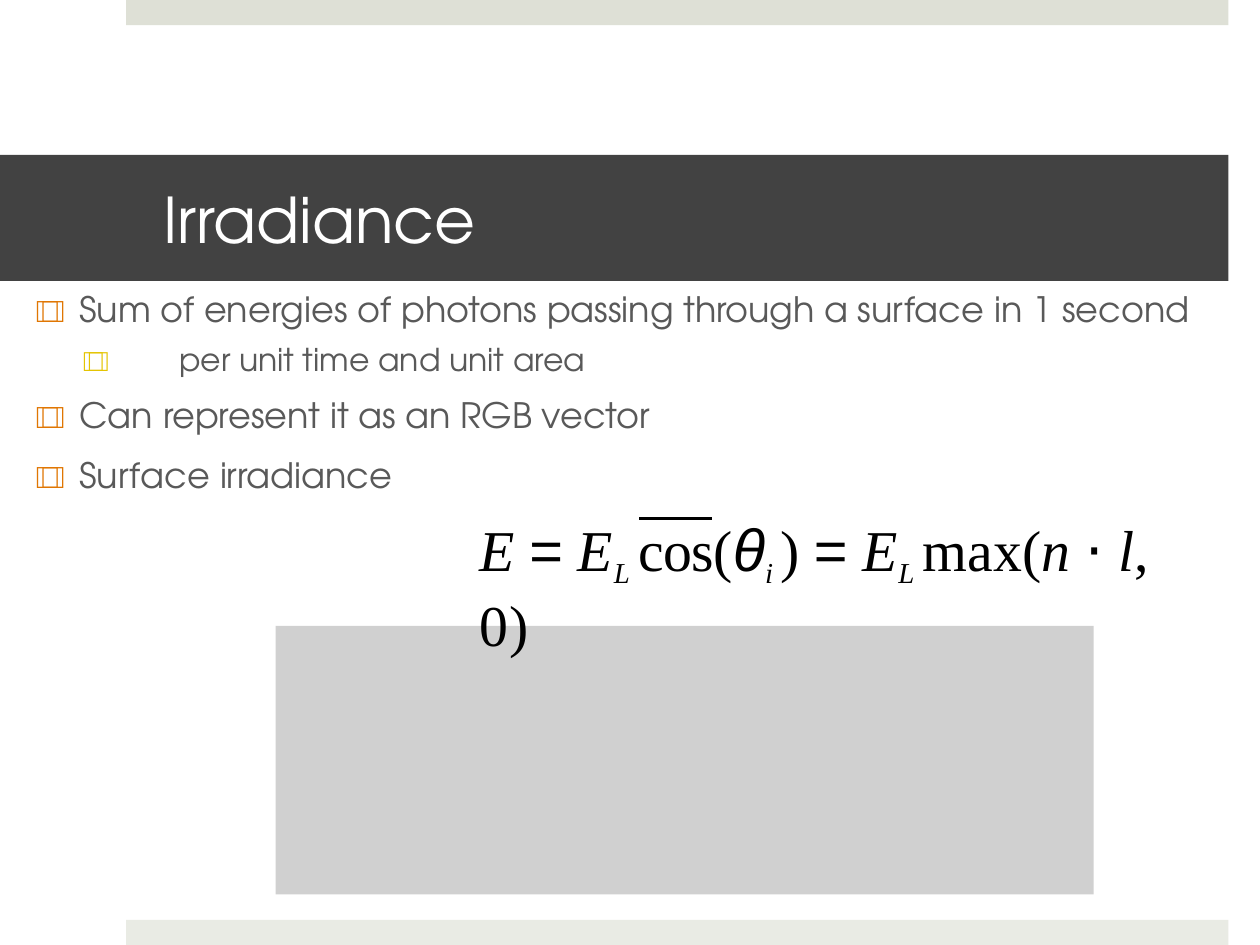
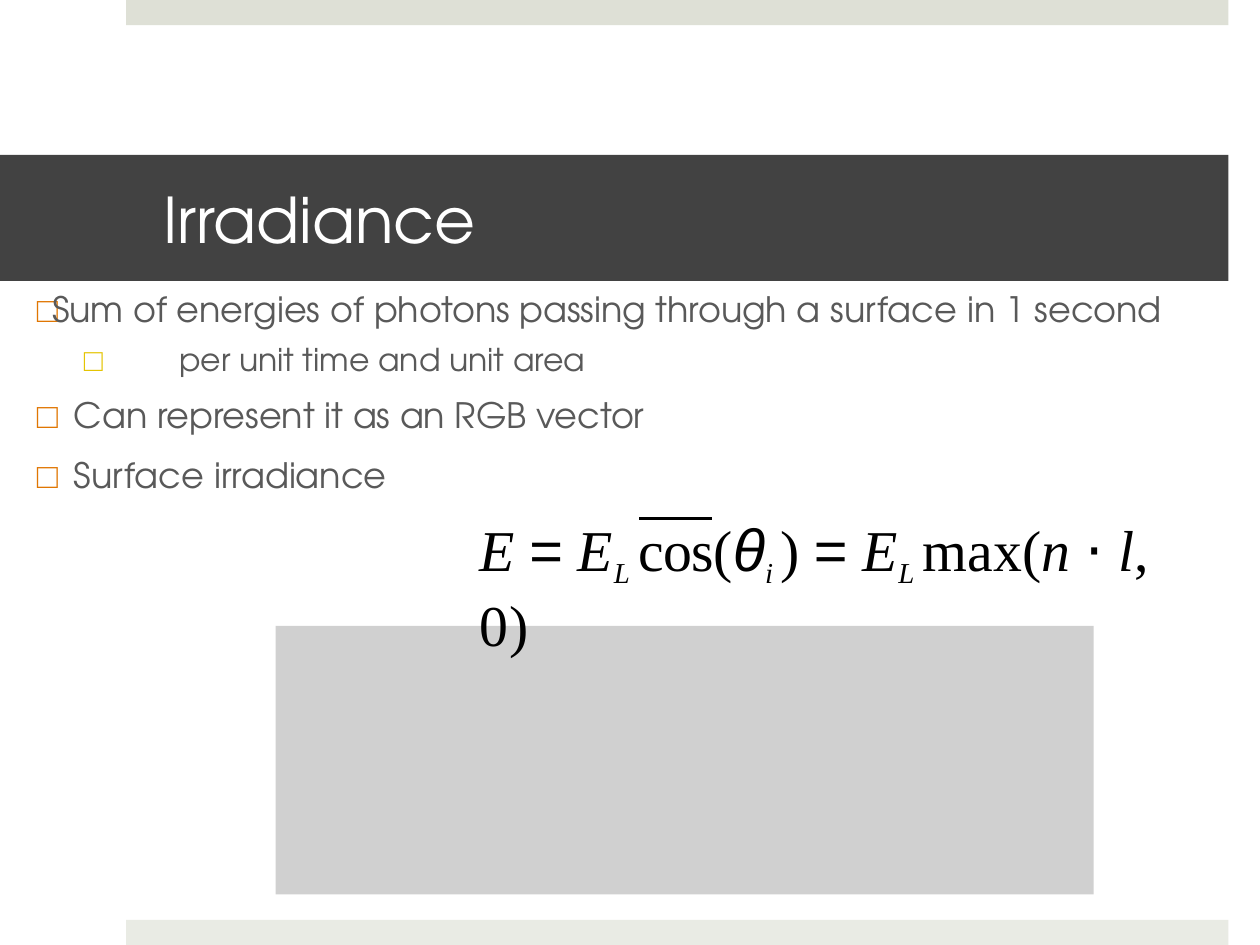
Before and after one commit to shaffer1/UIllinois_Rendering, a slide deck: slide 7 of Lecture-8-Shadows.pptx. Drawn at 1260x945 pixels with LibreOffice and Linux fonts; fonts in the diff are those of the drawing; grey boxes stand for pictures. Boxes give left, top, right and bottom in pixels: in the first picture for what was removed or moved away, otherwise in the second. Text is boxed around its words. In the diff, an @@ line names an element or a change of style, - is before the commit and + after.

```diff
--- a/Lecture-8-Shadows.pptx
+++ b/Lecture-8-Shadows.pptx
@@ text at bbox=[52, 295, 1162, 489]: text changed @@
-□□ Sum of energies of photons passing through a surface in 1 second
-□□ per unit time and unit area
-□□ Can represent it as an RGB vector
-□□ Surface irradiance
+□ Sum of energies of photons passing through a surface in 1 second
+□ per unit time and unit area
+□ Can represent it as an RGB vector
+□ Surface irradiance
```
Also in this commit, not shown: 11 other slides changed.
